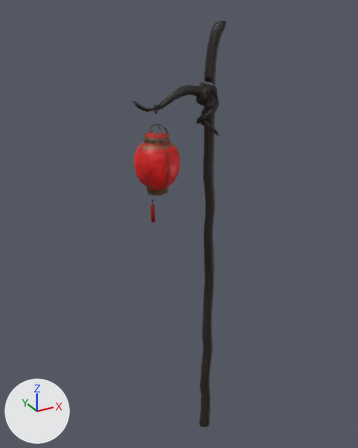
The glTF model public/models/lantern-post.glb: old version first, new version second.
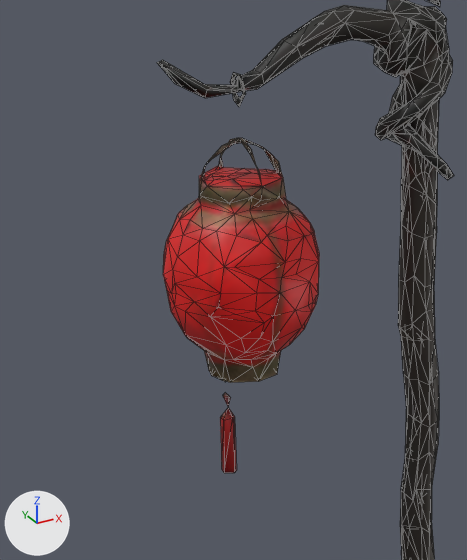
The first picture shows the older version from a 50 mm lens placed at (-0.889, -1.611, 0.995), pointed at (0.032, 0.063, 0.158). The close-ups show the older and then the newer version on the part from 24% to 62% of the width and 18% to 55% of the height of that picture. Only the edits that show in the close-ups are written down. Lighting does not change. The marker at lower left points along +X, +Y and +Z. The close-ups show mesh edges as thin lines. Vertices at exactly the same position are counted once.
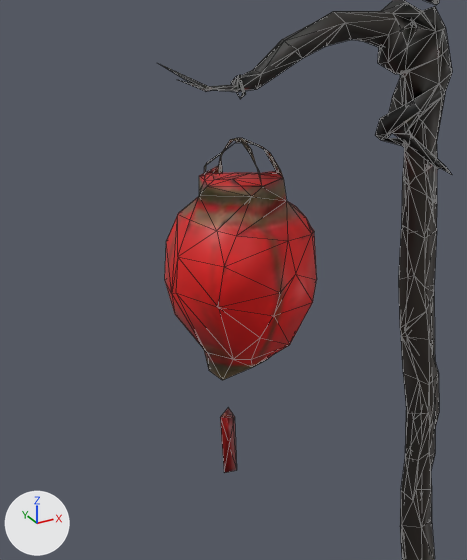
What changed in the scene script:
```text
Change me_mesh_0:
    used by ob_mesh_0; location = (0.0, 0.0, 0.0)
    remove me_mesh_0.from_pydata(...)  # 1357 vertices, 2728 faces; spans x -0.19..0.18, y -0.09..0.09, z -0.95..0.95
    add me_mesh_0.from_pydata(...)  # 745 vertices, 1484 faces; spans x -0.19..0.18, y -0.09..0.09, z -0.95..0.95
    me_mesh_0 part 1: 21 vertices moved within x -0.1..0.17, y -0.02..0.03, z -0.89..0.72; 612 vertices removed from x -0.19..0.18, y -0.09..0.09, z -0.95..0.95
    me_mesh_0 part 2: 8 kept faces spanning x -0.13..0.17, y -0.01..0.0, z 0.54..0.66 get new texture (UV) coordinates
```

Where the change shows, as pixel boxes (x1, y1, x2, y2) in the close-ups (467 x 560 px):
'Mesh_0', reshaped: before (157, 0, 454, 560); after (160, 0, 452, 560)
part 1 of me_mesh_0, cut back: before (157, 0, 454, 560); after (216, 0, 437, 204)
part 2 of me_mesh_0, surface changed: before (231, 86, 283, 176); after (207, 86, 281, 173)
